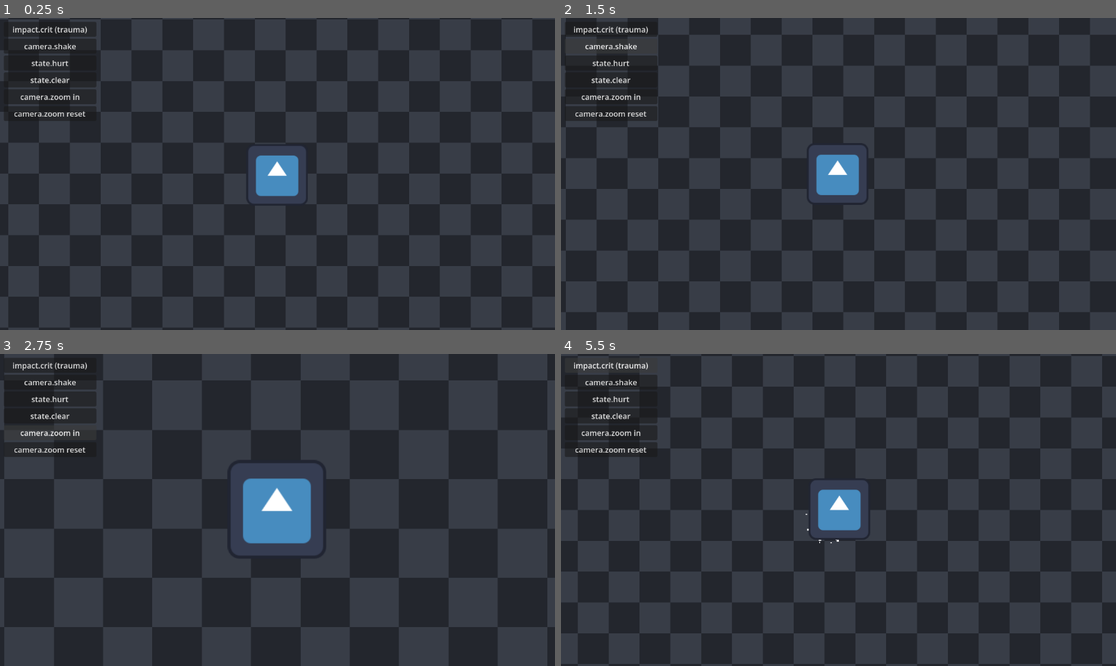
Above: before the commit, frames 1-4 (two rows, left to right).
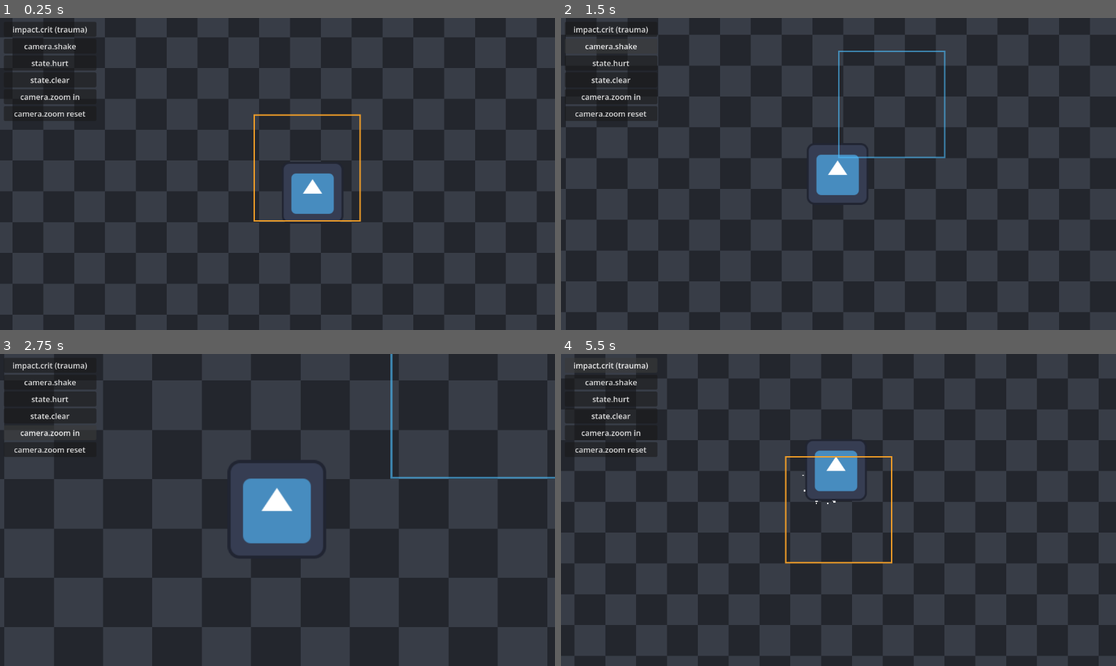
Above: after the commit, the same moments.

Repository: brisketty/asap2d.brk
Game: Godot game, scene res://scenes/demo_camera.tscn
Two runs of this game, one before a commit and one after it. Both use one fixed random seed, a clock stepped at 60 frames per second and the inputs below. This scene is started directly instead of the project's main scene. The engine's default icon, where the game draws it, is replaced by a stand-in: a white triangle on a blue panel in a dark square.
Inputs:
- Up to frame 1 (0.25 s): no input
- Up to frame 2 (1.5 s): click "impact.crit (trauma)" at 0.5 s; click "camera.shake" at 1.25 s
- Up to frame 3 (2.75 s): click "camera.zoom in" at 2 s
- Up to frame 4 (5.5 s): click "camera.zoom reset" at 2.75 s; click "state.hurt" at 3.5 s; click "state.clear" at 4.25 s; click "impact.crit (trauma)" at 5 s

The runs differ from the first frame. In frame 1, 41% of the frame differs, in the area x 0-100%, y 0-100%; in frame 2, 0.4%; in frame 3, 0.4%; in frame 4, 62%.

Commit message:
Camera: region-of-interest zoom-to-fit focus (CameraFocusRegion)
Boss-fight-style camera trigger: a CameraFocusRegion placed in a scene watches
a target's position against a rectangle with a plain point-in-rect check (no
physics bodies needed), and emits camera.focus with a new region context
(Utility.make_region_context) on enter/exit. CameraDirector routes that into
CameraRig.focus_on_region, which pans to the region and zooms out just enough
to fit it (CameraTranslation.compute_fit_zoom), then releases back to
following the target and resets zoom on exit.

Wired a BossRegion instance into demo_camera.tscn so the wandering marker
triggers it periodically.

Diff:
--- a/autoloads/camera_director.gd
+++ b/autoloads/camera_director.gd
@@ -71,7 +71,14 @@
 
 
 func handle_camera_focus(p_context: Dictionary) -> void:
+	if p_context.has(Utility.CONTEXT_SIZE_KEY):
+		camera_rig.focus_on_region(
+			p_context[Utility.CONTEXT_POSITION_KEY],
+			p_context[Utility.CONTEXT_SIZE_KEY],
+			FOCUS_TWEEN_SECONDS,
+		)
+		return
 	if p_context.has(Utility.CONTEXT_POSITION_KEY):
 		camera_rig.focus_on(p_context[Utility.CONTEXT_POSITION_KEY], FOCUS_TWEEN_SECONDS)
 		return
-	camera_rig.clear_focus()
+	camera_rig.clear_focus(FOCUS_TWEEN_SECONDS)
--- /dev/null
+++ b/prefabs/camera_focus_region.gd
@@ -0,0 +1,58 @@
+class_name CameraFocusRegion
+extends Node2D
+## Marks a region of interest in a scene - e.g. a boss arena. When
+## `node_watched` (usually the followed player) enters the rectangle centered
+## on this node and sized `region_size`, it emits `camera.focus` with a
+## region context so `CameraDirector` tweens the camera to frame the whole
+## area; leaving the rectangle releases the focus back to following
+## `node_watched` at normal zoom.
+##
+## Detection is a plain position check (`CameraTranslation.is_point_in_region`)
+## against `node_watched.global_position` - no physics bodies or collision
+## layers required, consistent with the rest of the framework.
+
+const IDLE_COLOR := Color(0.3, 0.75, 1.0, 0.6)
+const ACTIVE_COLOR := Color(1.0, 0.65, 0.15, 0.9)
+const BORDER_WIDTH := 3.0
+
+@export_group("Region", "region_")
+@export var region_size: Vector2 = Vector2(640.0, 360.0)
+## Draw the region's bounds as an outline - handy for a boss arena laid out in
+## the editor. Purely visual; detection works either way.
+@export var region_debug_draw: bool = true
+
+@export_group("Nodes", "node_")
+@export var node_watched: Node2D
+
+var is_watched_inside: bool = false
+
+
+static func get_packed_scene() -> PackedScene:
+	return load("res://prefabs/camera_focus_region.tscn") as PackedScene
+
+
+func _ready() -> void:
+	set_process(true)
+	queue_redraw()
+
+
+func _process(p_delta: float) -> void:
+	if not Utility.is_object_valid(node_watched):
+		return
+	var inside := CameraTranslation.is_point_in_region(node_watched.global_position, global_position, region_size)
+	if inside == is_watched_inside:
+		return
+	is_watched_inside = inside
+	queue_redraw()
+	if inside:
+		EventBus.emit_semantic_event(EventIds.CAMERA_FOCUS, Utility.make_region_context(global_position, region_size))
+		return
+	EventBus.emit_semantic_event(EventIds.CAMERA_FOCUS, {})
+
+
+func _draw() -> void:
+	if not region_debug_draw:
+		return
+	var rect := Rect2(-region_size * 0.5, region_size)
+	var color := ACTIVE_COLOR if is_watched_inside else IDLE_COLOR
+	draw_rect(rect, color, false, BORDER_WIDTH)
--- /dev/null
+++ b/prefabs/camera_focus_region.tscn
@@ -0,0 +1,6 @@
+[gd_scene load_steps=2 format=3]
+
+[ext_resource type="Script" path="res://prefabs/camera_focus_region.gd" id="1"]
+
+[node name="CameraFocusRegion" type="Node2D"]
+script = ExtResource("1")
--- a/prefabs/camera_rig.gd
+++ b/prefabs/camera_rig.gd
@@ -93,8 +93,36 @@
 	focus_tween.tween_property(self, "global_position", p_global_position, p_seconds)
 
 
-func clear_focus() -> void:
+## Pan to `p_global_position` and zoom out just enough to fit `p_region_size`
+## (world-space) on screen - the "show the whole boss arena" focus. Owns both
+## the position and zoom tweens so it never fights `zoom_to`/`focus_on` (R4).
+func focus_on_region(p_global_position: Vector2, p_region_size: Vector2, p_seconds: float) -> void:
+	is_focused = true
+	if Utility.is_object_valid(focus_tween):
+		focus_tween.kill()
+	if Utility.is_object_valid(zoom_tween):
+		zoom_tween.kill()
+	focus_tween = create_tween()
+	focus_tween.set_parallel(true)
+	focus_tween.tween_property(self, "global_position", p_global_position, p_seconds)
+	if Utility.is_object_valid(node_camera):
+		var target_zoom := CameraTranslation.compute_fit_zoom(get_viewport_rect().size, p_region_size)
+		focus_tween.tween_property(node_camera, "zoom", Vector2(target_zoom, target_zoom), p_seconds)
+
+
+## Release back to following the registered target and tween the zoom back to
+## normal - the counterpart to `focus_on_region`. Position releases with a hard
+## snap next `_process` (same as the pre-existing point-focus release).
+func clear_focus(p_seconds: float) -> void:
 	is_focused = false
+	if Utility.is_object_valid(focus_tween):
+		focus_tween.kill()
+	if Utility.is_object_valid(zoom_tween):
+		zoom_tween.kill()
+	if not Utility.is_object_valid(node_camera):
+		return
+	zoom_tween = create_tween()
+	zoom_tween.tween_property(node_camera, "zoom", Vector2.ONE, p_seconds)
 
 
 func set_post_fx(p_material: ShaderMaterial, p_seconds: float) -> void:
--- a/scenes/demo_camera.tscn
+++ b/scenes/demo_camera.tscn
@@ -1,8 +1,9 @@
-[gd_scene load_steps=4 format=3]
+[gd_scene load_steps=5 format=3]
 
 [ext_resource type="Script" path="res://scenes/demo_camera.gd" id="1"]
 [ext_resource type="Texture2D" path="res://icon.svg" id="2"]
 [ext_resource type="Resource" path="res://assets/theme_profile_complete.tres" id="3"]
+[ext_resource type="PackedScene" path="res://prefabs/camera_focus_region.tscn" id="4"]
 
 [node name="CameraDemo" type="Node2D" node_paths=PackedStringArray("node_player", "node_crit_button", "node_shake_button", "node_hurt_button", "node_clear_button", "node_zoom_in_button", "node_zoom_out_button")]
 script = ExtResource("1")
@@ -18,6 +19,11 @@
 [node name="Player" type="Sprite2D" parent="."]
 position = Vector2(576, 324)
 texture = ExtResource("2")
+
+[node name="BossRegion" parent="." instance=ExtResource("4") node_paths=PackedStringArray("node_watched")]
+position = Vector2(700, 300)
+region_size = Vector2(220, 220)
+node_watched = NodePath("../Player")
 
 [node name="Ui" type="CanvasLayer" parent="."]
 
--- a/scripts/camera_translation.gd
+++ b/scripts/camera_translation.gd
@@ -74,3 +74,25 @@
 ## Trauma amount for an event id, or 0.0 when the table has no row for it.
 static func resolve_trauma(p_lookup: Dictionary, p_event_id: StringName) -> float:
 	return p_lookup.get(p_event_id, 0.0)
+
+
+# --- region of interest (zoom-to-fit focus) ---
+
+## `true` when `p_point` falls inside the rectangle centered on
+## `p_region_center` sized `p_region_size` - the trigger check for
+## `CameraFocusRegion`, no physics bodies involved.
+static func is_point_in_region(p_point: Vector2, p_region_center: Vector2, p_region_size: Vector2) -> bool:
+	var rect := Rect2(p_region_center - p_region_size * 0.5, p_region_size)
+	return rect.has_point(p_point)
+
+
+## The uniform `Camera2D.zoom` value that frames `p_region_size` inside
+## `p_viewport_size` (Godot's zoom convention: values above 1 show *more*
+## world, i.e. zoom out). `p_margin` pads the fit so the region's edges aren't
+## flush with the screen edge. Never zooms in past 1.0 just because the region
+## is smaller than the viewport.
+static func compute_fit_zoom(p_viewport_size: Vector2, p_region_size: Vector2, p_margin: float = 1.1) -> float:
+	if p_viewport_size.x <= 0.0 or p_viewport_size.y <= 0.0:
+		return 1.0
+	var fit := maxf(p_region_size.x / p_viewport_size.x, p_region_size.y / p_viewport_size.y)
+	return maxf(fit * p_margin, 1.0)
--- a/scripts/utility.gd
+++ b/scripts/utility.gd
@@ -6,6 +6,8 @@
 const CONTEXT_DIRECTION_KEY := &"direction"
 const CONTEXT_MAGNITUDE_KEY := &"magnitude"
 const CONTEXT_SOURCE_ID_KEY := &"source_id"
+## World-space extents of a region of interest (e.g. `camera.focus` zoom-to-fit).
+const CONTEXT_SIZE_KEY := &"size"
 
 
 ## Objects can be freed or queued for deletion while remaining non-null, so a
@@ -37,3 +39,17 @@
 		CONTEXT_MAGNITUDE_KEY: p_magnitude,
 		CONTEXT_SOURCE_ID_KEY: p_source_id,
 	}
+
+
+## Context shape for a "frame this whole area" request (`camera.focus` with a
+## size, driving `CameraRig.focus_on_region`'s zoom-to-fit).
+static func make_region_context(
+	p_position: Vector2,
+	p_size: Vector2,
+	p_source_id: StringName = &"",
+) -> Dictionary:
+	return {
+		CONTEXT_POSITION_KEY: p_position,
+		CONTEXT_SIZE_KEY: p_size,
+		CONTEXT_SOURCE_ID_KEY: p_source_id,
+	}
--- a/tests/test_camera_director.gd
+++ b/tests/test_camera_director.gd
@@ -54,6 +54,22 @@
 	failure_count += expect_true("custom row resolves",
 		is_equal_approx(CameraTranslation.resolve_trauma(custom_lookup, &"camera.custom"), 0.9))
 
+	# --- region of interest (zoom-to-fit focus) ---
+	failure_count += expect_true("point inside region",
+		CameraTranslation.is_point_in_region(Vector2(100, 100), Vector2(100, 100), Vector2(50, 50)))
+	failure_count += expect_true("point just inside the region edge counts as inside",
+		CameraTranslation.is_point_in_region(Vector2(124, 100), Vector2(100, 100), Vector2(50, 50)))
+	failure_count += expect_true("point outside region",
+		not CameraTranslation.is_point_in_region(Vector2(200, 100), Vector2(100, 100), Vector2(50, 50)))
+	failure_count += expect_true("fit zoom never goes below 1.0 for a region smaller than the viewport",
+		is_equal_approx(CameraTranslation.compute_fit_zoom(Vector2(1000, 600), Vector2(200, 100)), 1.0))
+	failure_count += expect_true("fit zoom scales by the wider axis' overflow, plus margin",
+		is_equal_approx(CameraTranslation.compute_fit_zoom(Vector2(1000, 500), Vector2(2000, 600), 1.0), 2.0))
+	failure_count += expect_true("fit zoom margin pads the fit",
+		is_equal_approx(CameraTranslation.compute_fit_zoom(Vector2(1000, 500), Vector2(2000, 600), 1.1), 2.2))
+	failure_count += expect_true("degenerate viewport falls back to 1.0",
+		is_equal_approx(CameraTranslation.compute_fit_zoom(Vector2.ZERO, Vector2(200, 100)), 1.0))
+
 	if failure_count > 0:
 		push_error("%d camera-director test(s) failed." % failure_count)
 		quit(1)
Not shown, added: prefabs/camera_focus_region.gd.uid
Not shown, changed: ARCHITECTURE_SPEC.md
Not shown, changed: DEMO_SMOKE_TESTS.md
Not shown, changed: STATE.md
